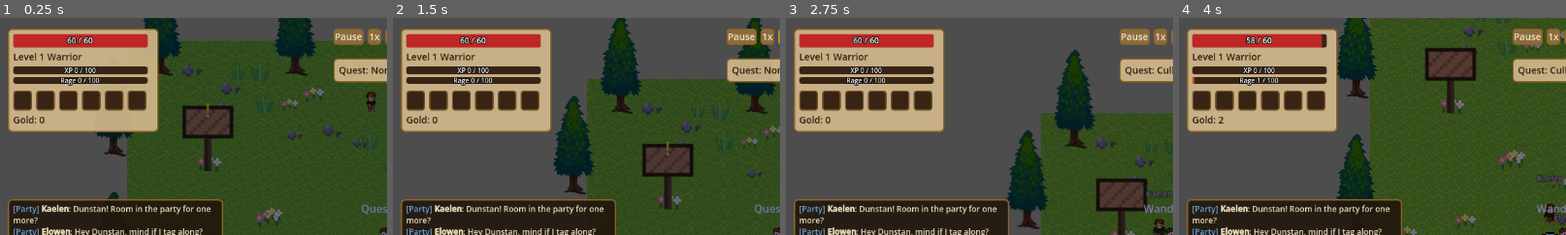
Above: before the commit, frames 1-4 (left to right).
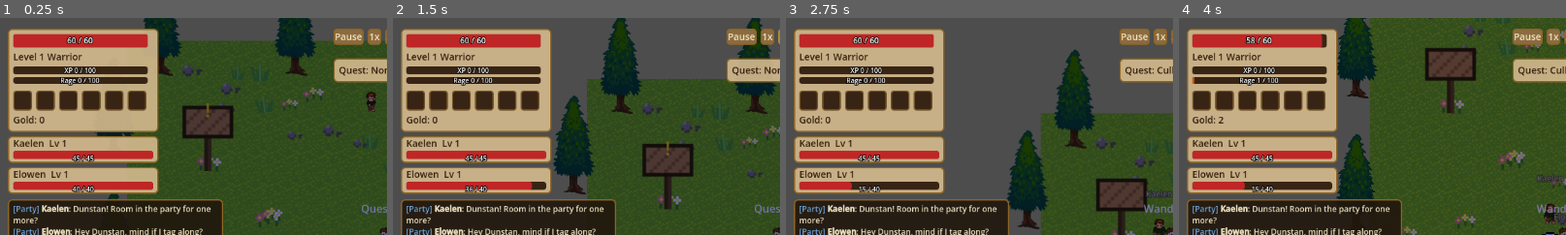
Above: after the commit, the same moments.

Repository: HexaLoid/ai-world-spectator
Game: Godot game, scene res://scenes/Main.tscn
Two runs of this game, one before a commit and one after it. Both use one fixed random seed, a clock stepped at 60 frames per second and the inputs below.
Inputs:
- Up to frame 1 (0.25 s): no input
- Up to frame 2 (1.5 s): click "1x" at 0.5 s; click "2x" at 1.25 s
- Up to frame 3 (2.75 s): click "4x" at 2 s
- Up to frame 4 (4 s): click "Recenter" at 2.75 s; click "Sheet (C)" at 3.5 s
The pictures show only the part of the screen within x 0-50%, y 0-50%; the shares and areas given below are measured in that part.

The runs differ from the first frame. In frame 1, 9.7% of the frame differs, in the area x 2-42%, y 54-82%; in frame 2, 9.7%; in frame 3, 9.7%; in frame 4, 9.7%.

Commit message:
Add party frames for the character's grouped allies
Co-Authored-By: Claude Sonnet 5 <noreply@anthropic.com>

Diff:
--- a/scenes/ui/SpectatorUI.tscn
+++ b/scenes/ui/SpectatorUI.tscn
@@ -10,6 +10,7 @@
 [ext_resource type="Script" path="res://scripts/ui/target_frame.gd" id="9_targetframe"]
 [ext_resource type="Script" path="res://scripts/ui/chat_director.gd" id="10_chatdirector"]
 [ext_resource type="Script" path="res://scripts/ui/chat_panel.gd" id="11_chatpanel"]
+[ext_resource type="Script" path="res://scripts/ui/party_frames.gd" id="12_partyframes"]
 
 [sub_resource type="StyleBoxFlat" id="StyleBoxFlat_xpfill"]
 bg_color = Color(0.82, 0.65, 0.15, 1)
@@ -242,3 +243,11 @@
 theme_override_font_sizes/bold_font_size = 12
 bbcode_enabled = true
 scroll_following = true
+
+[node name="PartyFrames" type="VBoxContainer" parent="."]
+theme = ExtResource("4_theme")
+script = ExtResource("12_partyframes")
+offset_left = 16.0
+offset_top = 176.0
+offset_right = 240.0
+offset_bottom = 262.0
--- /dev/null
+++ b/scripts/ui/party_frames.gd
@@ -0,0 +1,74 @@
+extends VBoxContainer
+
+## One compact frame per member of the character's party: name, level, HP bar
+## with numbers; an ally that is down shows "Down" and is dimmed. Rebuilds on
+## GameState.party_changed and polls each member every frame (like the target
+## frame), so it needs no per-member signals.
+
+const FRAME_SIZE := Vector2(224, 40)
+const BAR_SIZE := Vector2(208, 12)
+const DOWN_MODULATE := Color(1.0, 1.0, 1.0, 0.5)
+
+# Each row: {"member": Node, "panel": Panel, "name": Label, "bar": ProgressBar, "text": Label}
+var rows: Array = []
+
+func _ready() -> void:
+	add_theme_constant_override("separation", 6)
+	GameState.party_changed.connect(_rebuild)
+	_rebuild()
+
+func _rebuild() -> void:
+	for row in rows:
+		row["panel"].queue_free()
+	rows.clear()
+	var leader = GameState.character
+	if leader == null or not is_instance_valid(leader):
+		return
+	for member in leader.party:
+		if is_instance_valid(member):
+			rows.append(_make_row(member))
+
+func _make_row(member: Node) -> Dictionary:
+	var panel := Panel.new()
+	panel.custom_minimum_size = FRAME_SIZE
+	var name_label := Label.new()
+	name_label.position = Vector2(8, 1)
+	var bar := ProgressBar.new()
+	bar.custom_minimum_size = BAR_SIZE
+	bar.position = Vector2(8, 22)
+	bar.show_percentage = false
+	var text := Label.new()
+	text.position = Vector2(8, 22)
+	text.size = BAR_SIZE
+	text.horizontal_alignment = HORIZONTAL_ALIGNMENT_CENTER
+	text.vertical_alignment = VERTICAL_ALIGNMENT_CENTER
+	text.mouse_filter = Control.MOUSE_FILTER_IGNORE
+	text.add_theme_font_size_override("font_size", 10)
+	text.add_theme_color_override("font_color", Color(1, 1, 1, 1))
+	text.add_theme_color_override("font_outline_color", Color(0, 0, 0, 1))
+	text.add_theme_constant_override("outline_size", 4)
+	panel.add_child(name_label)
+	panel.add_child(bar)
+	panel.add_child(text)
+	add_child(panel)
+	# Godot resets a ProgressBar's size during its setup, so reassign it once
+	# it is in the tree (same workaround as the unit and target frames).
+	bar.size = BAR_SIZE
+	return {"member": member, "panel": panel, "name": name_label, "bar": bar, "text": text}
+
+func _process(_delta: float) -> void:
+	for row in rows:
+		var member = row["member"]
+		if not is_instance_valid(member):
+			row["panel"].visible = false
+			continue
+		row["name"].text = "%s  Lv %d" % [member.player_name, member.level]
+		var bar: ProgressBar = row["bar"]
+		bar.max_value = member.max_hp
+		bar.value = member.hp
+		if member.is_dead:
+			row["text"].text = "Down"
+			row["panel"].modulate = DOWN_MODULATE
+		else:
+			row["text"].text = "%d / %d" % [member.hp, member.max_hp]
+			row["panel"].modulate = Color(1, 1, 1, 1)
Not shown: 1 places in scenes/ui/SpectatorUI.tscn that only renumber resources
Not shown, added: scripts/ui/party_frames.gd.uid
